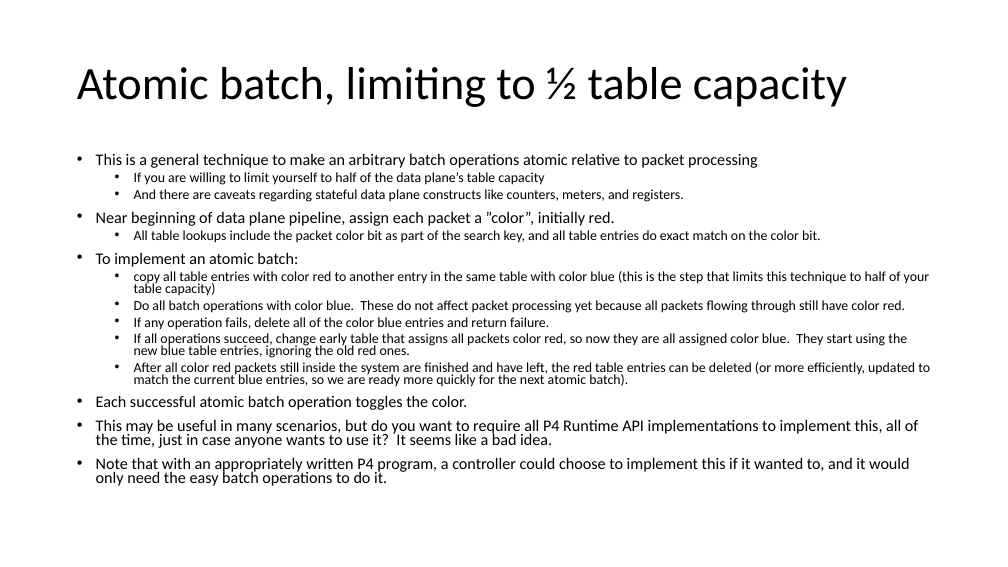
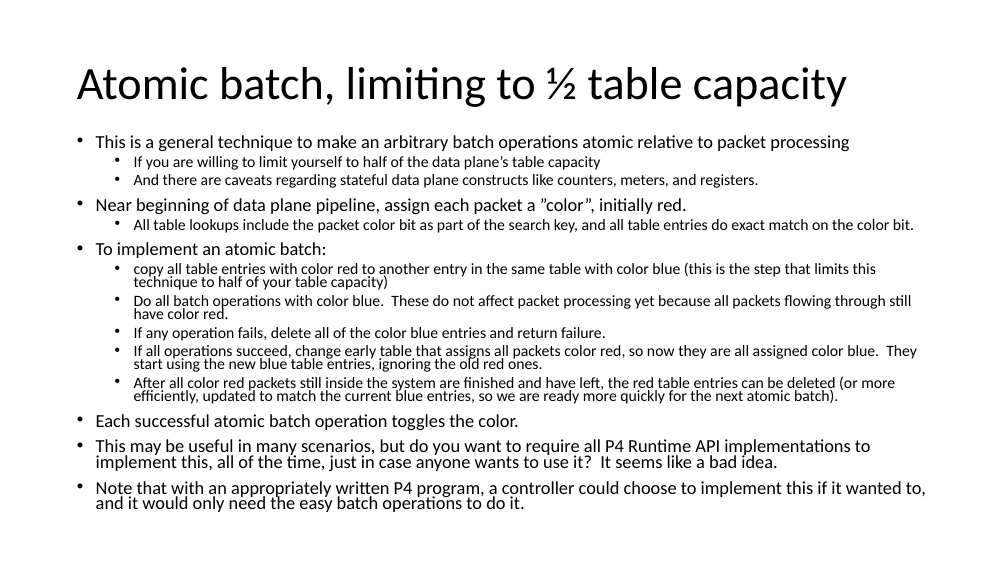
Before and after one commit to jafingerhut/p4-guide, a slide deck: slide 9 of docs/p4runtime api batch operations.pptx. Drawn at 1008x567 pixels with LibreOffice and Linux fonts; fonts in the diff are those of the drawing. Boxes give left, top, right and bottom in pixels: in the first picture for what was removed or moved away, otherwise in the second. Text is boxed around its words. In the diff, an @@ line names an element or a change of style, - is before the commit and + after.

```diff
--- a/docs/p4runtime api batch operations.pptx
+++ b/docs/p4runtime api batch operations.pptx
@@ text "This is a general technique ..." moved from (x1=96, y1=153, x2=930, y2=486) to (x1=96, y1=135, x2=926, y2=512) @@
@@ text "This is a general technique ..." at (x1=96, y1=135, x2=926, y2=512): size 15.4 to 17.5 pt in "This is a general technique to make ...", "Near beginning of data plane pipeline, assign ...", "To implement an atomic batch:", "Each successful atomic batch operation toggles the ..." and 2 more places; size 13.2 to 15 pt in "If you are willing to limit yourself ...", "And there are caveats regarding stateful data ...", "All table lookups include the packet color ...", "copy all table entries with color red ..." and 4 more places @@
```
Also in this commit, not shown: 6 other slides changed.
